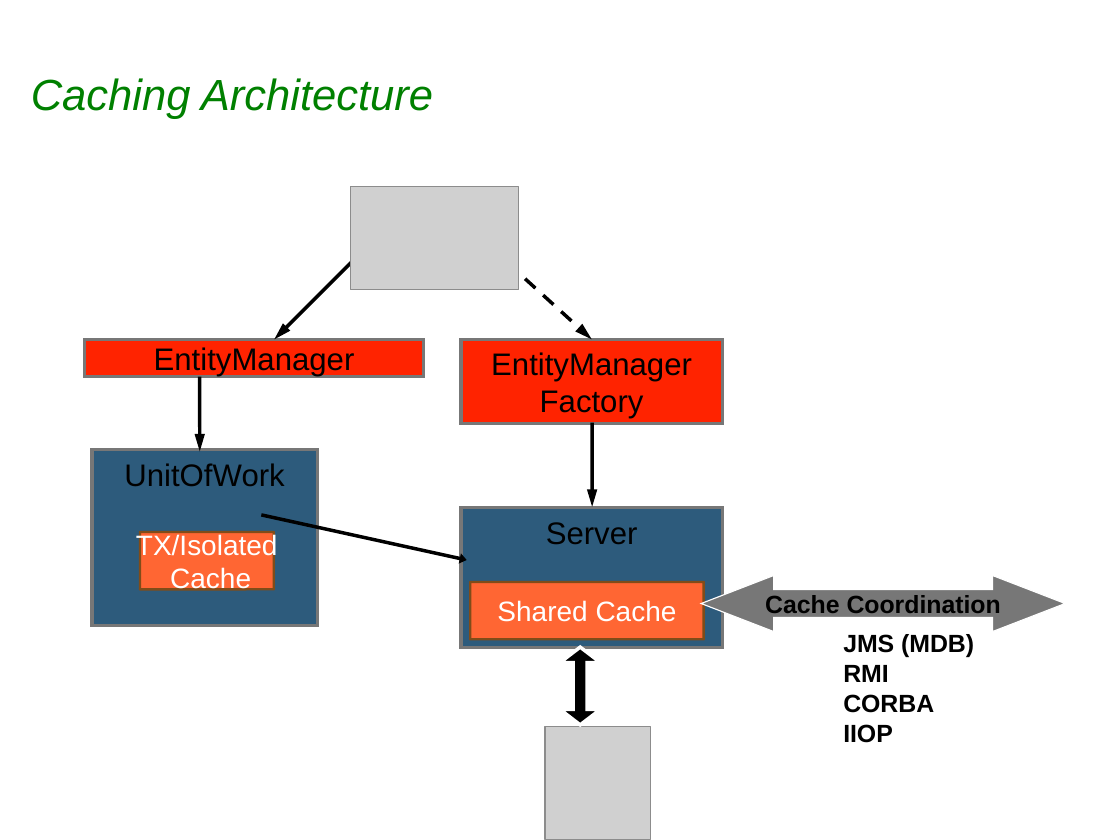
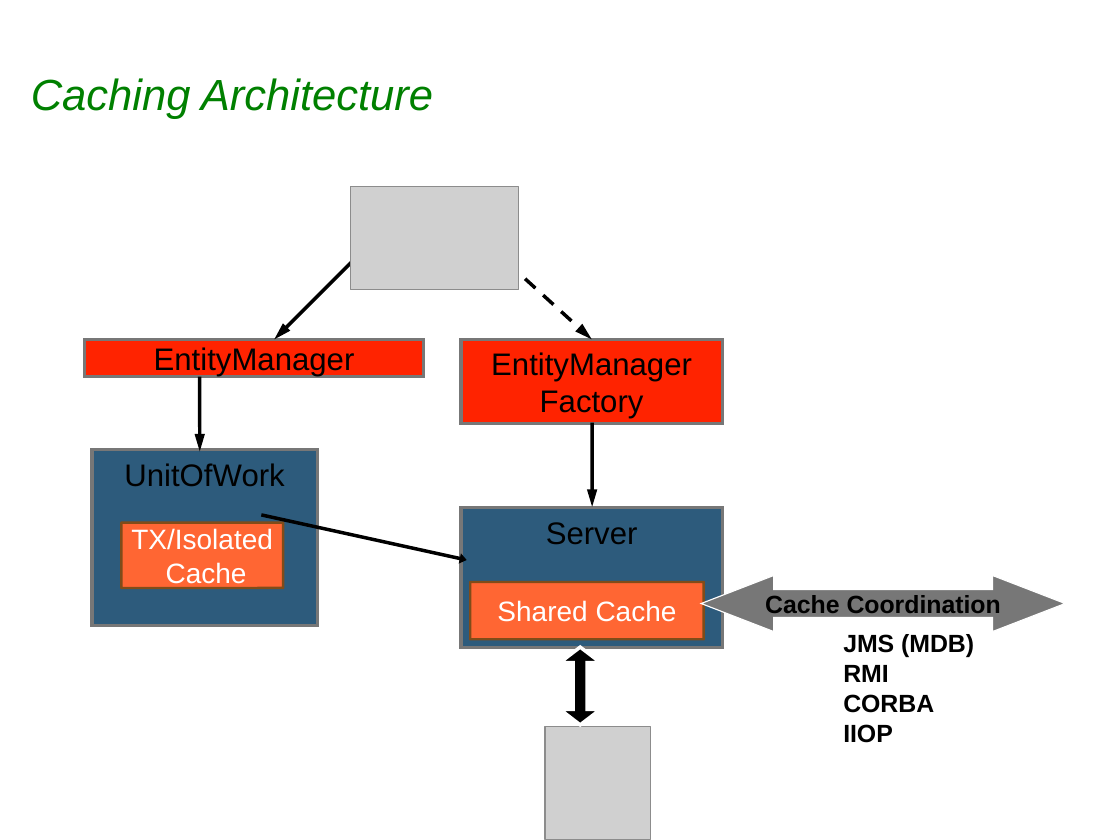
Before and after one commit to sabineheider/incubator, a slide deck: slide 9 of summit-2010/Architecture-orm.ppt (slide 8 before the commit). Drawn at 1120x840 pixels with LibreOffice and Linux fonts; fonts in the diff are those of the drawing; grey boxes stand for pictures; background and template pictures are left out. Boxes give left, top, right and bottom in pixels: in the first picture for what was removed or moved away, otherwise in the second. Text is boxed around its words. In the diff, an @@ line names an element or a change of style, - is before the commit and + after.

```diff
--- a/summit-2010/Architecture-orm.ppt
+++ b/summit-2010/Architecture-orm.ppt
@@ rounded rectangle "TX/Isolated": place and size @@
-rounded rectangle "TX/Isolated" at (140,532,273,589)
+rounded rectangle "TX/Isolated" at (121,523,282,588)
```
Also in this commit, not shown: 3 other slides changed.
